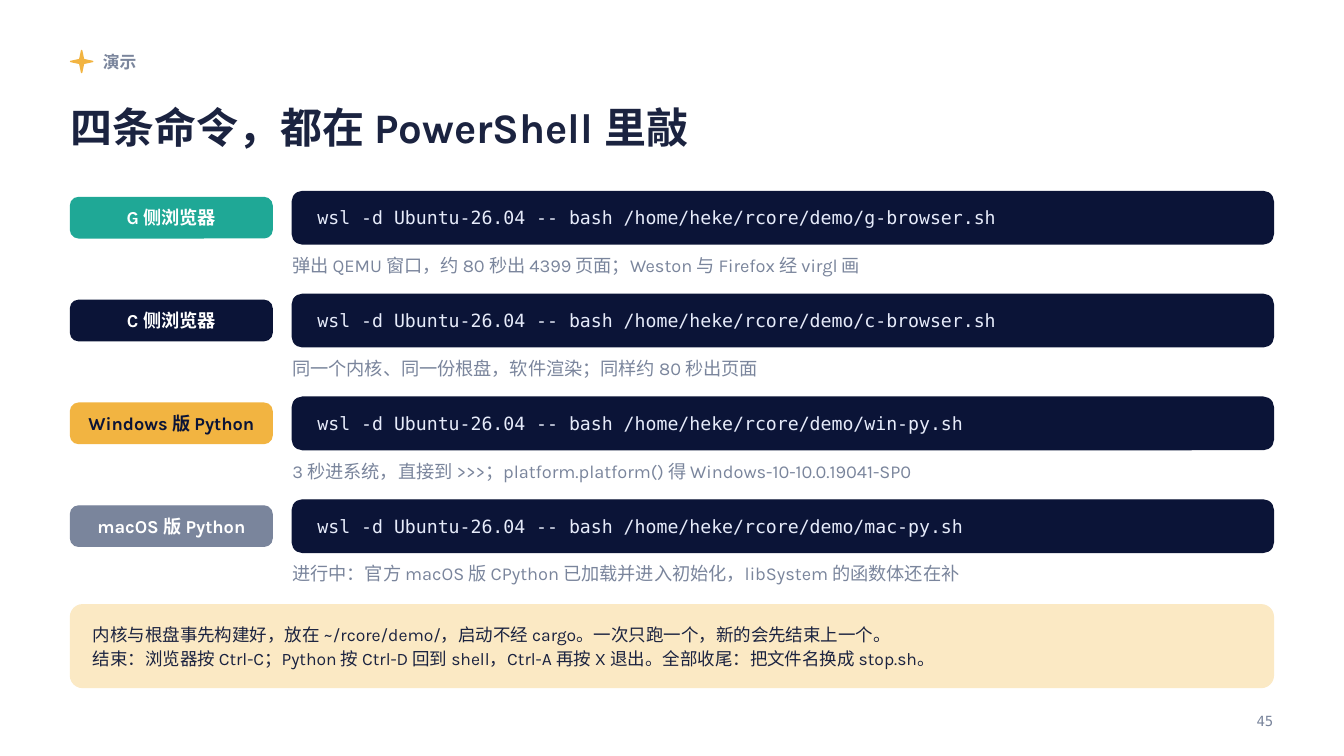
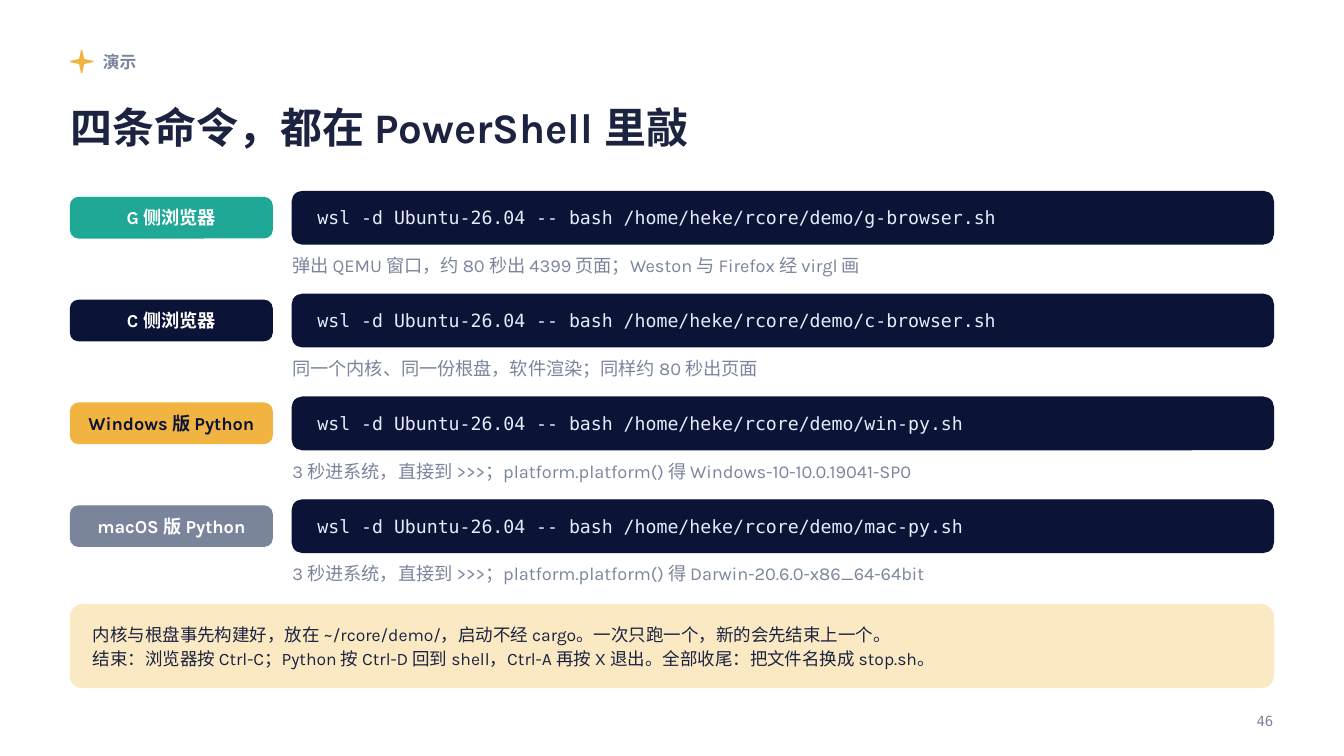
Before and after one commit to Lfan-ke/tgoskits, a slide deck: slide 46 of 实习总结.pptx (slide 45 before the commit). Drawn at 1344x756 pixels with LibreOffice and Linux fonts; fonts in the diff are those of the drawing. Boxes give left, top, right and bottom in pixels: in the first picture for what was removed or moved away, otherwise in the second. Text is boxed around its words. In the diff, an @@ line names an element or a change of style, - is before the commit and + after.

Commit message:
docs(ppt): the macOS CPython runs; add its transcript and the fourth demo command.

```diff
--- a/实习总结.pptx
+++ b/实习总结.pptx
@@ text at bbox=[292, 565, 924, 584]: text changed @@
-进行中：官方 macOS 版 CPython 已加载并进入初始化，libSystem 的函数体还在补
+3 秒进系统，直接到 >>>；platform.platform() 得 Darwin-20.6.0-x86_64-64bit
@@ text at bbox=[1257, 715, 1274, 726]: text changed @@
-45
+46
```
Also in this commit, not shown: 17 other slides changed, 1 slide added.
